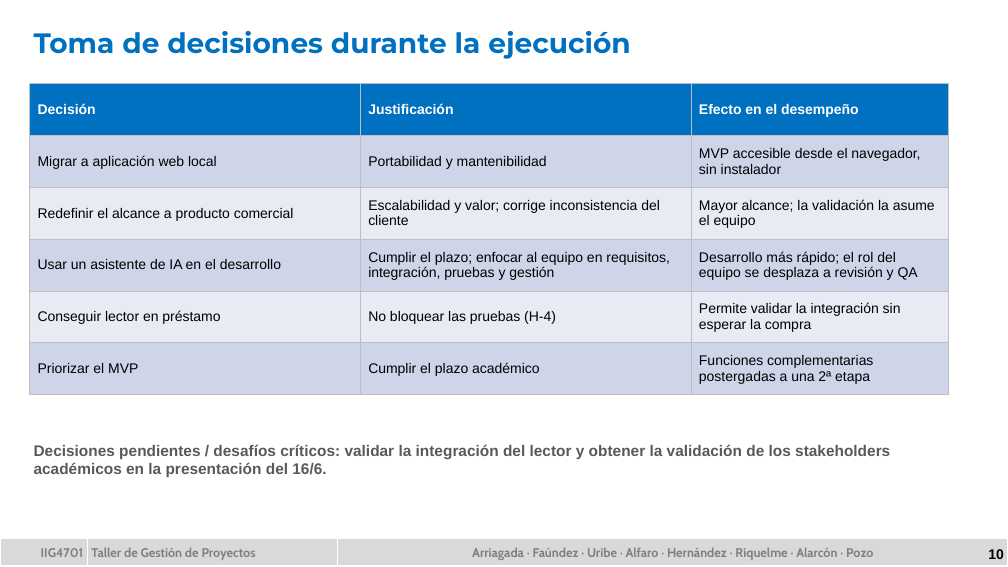
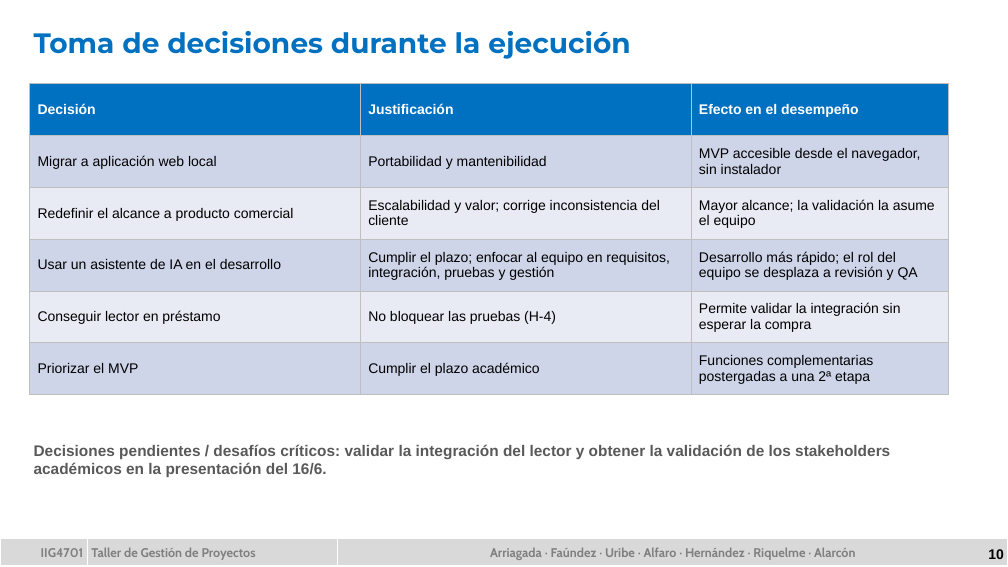
Before and after one commit to miac2098/TGP_Botilleria, a slide deck: slide 10 of Trabajo3_Botilleria_GrupoVerde.pptx. Drawn at 1008x567 pixels with LibreOffice and Linux fonts; fonts in the diff are those of the drawing; background and template pictures are left out. Boxes give left, top, right and bottom in pixels: in the first picture for what was removed or moved away, otherwise in the second. Text is boxed around its words. In the diff, an @@ line names an element or a change of style, - is before the commit and + after.

```diff
--- a/Trabajo3_Botilleria_GrupoVerde.pptx
+++ b/Trabajo3_Botilleria_GrupoVerde.pptx
@@ table at (x1=0, y1=538, x2=1008, y2=566) @@
-row 1, column 3: Arriagada · Faúndez · Uribe · Alfaro · Hernández · Riquelme · Alarcón · Pozo
+row 1, column 3: Arriagada · Faúndez · Uribe · Alfaro · Hernández · Riquelme · Alarcón
```
Also in this commit, not shown: 11 other slides changed, 16 other files.
